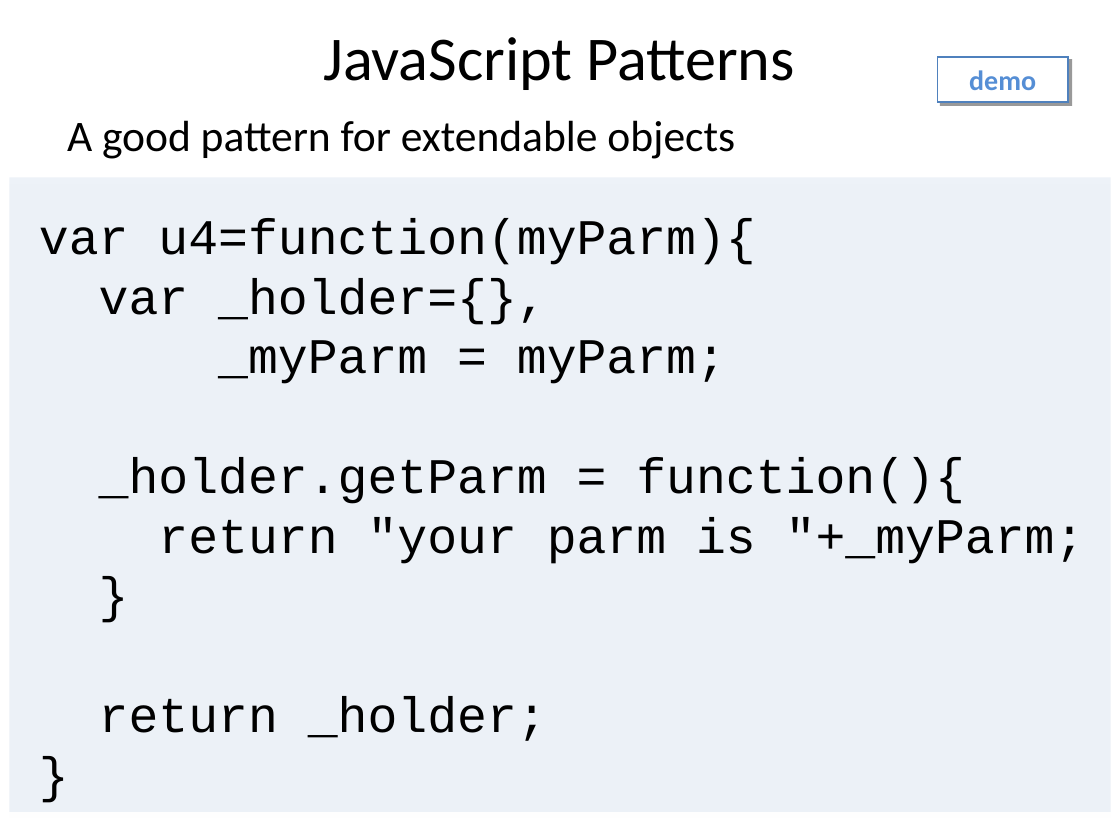
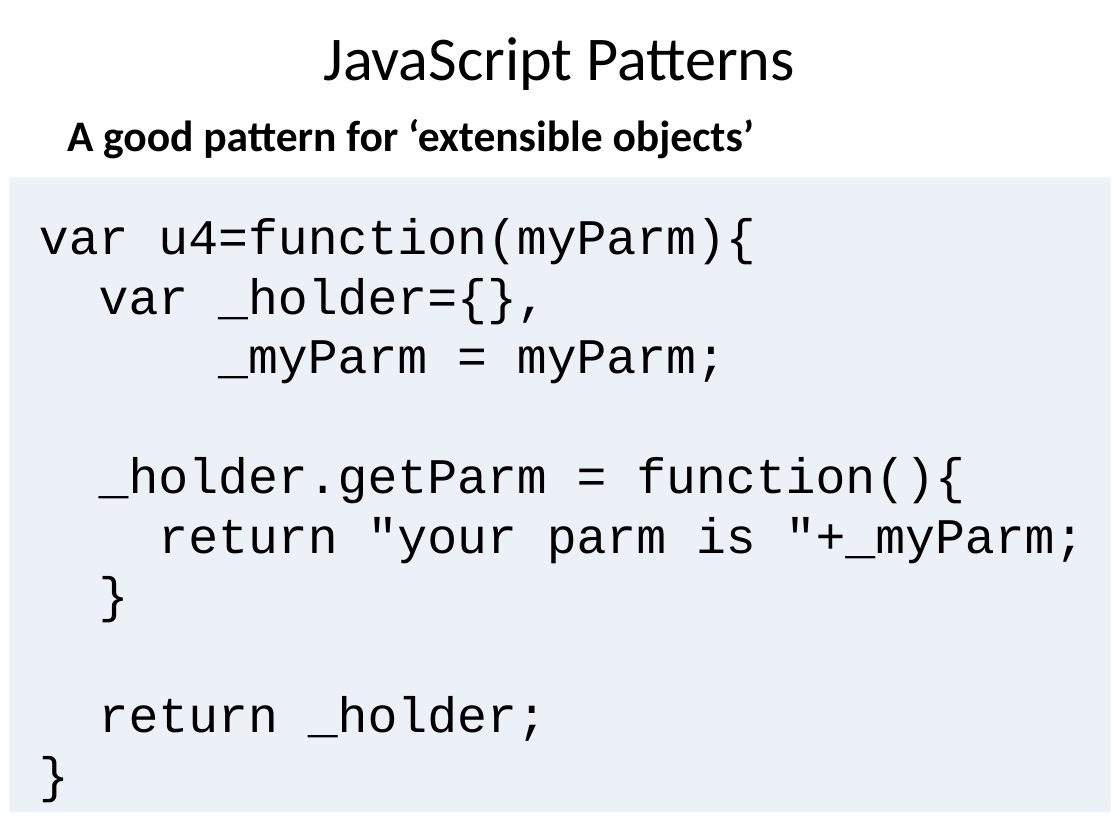
Before and after one commit to benralexander/lv, a slide deck: slide 52 of myD3_latest_c.ppt (slide 49 before the commit). Drawn at 1120x840 pixels with LibreOffice and Linux fonts; fonts in the diff are those of the drawing. Boxes give left, top, right and bottom in pixels: in the first picture for what was removed or moved away, otherwise in the second. Text is boxed around its words. In the diff, an @@ line names an element or a change of style, - is before the commit and + after.

```diff
--- a/myD3_latest_c.ppt
+++ b/myD3_latest_c.ppt
@@ rectangle removed at [937,57,1068,102] @@
-demo
@@ text at [67,119,755,159]: text changed; bold on @@
-A good pattern for extendable objects
+A good pattern for ‘extensible objects’
```
Also in this commit, not shown: 9 other slides changed, 3 slides added, 4 other files.
